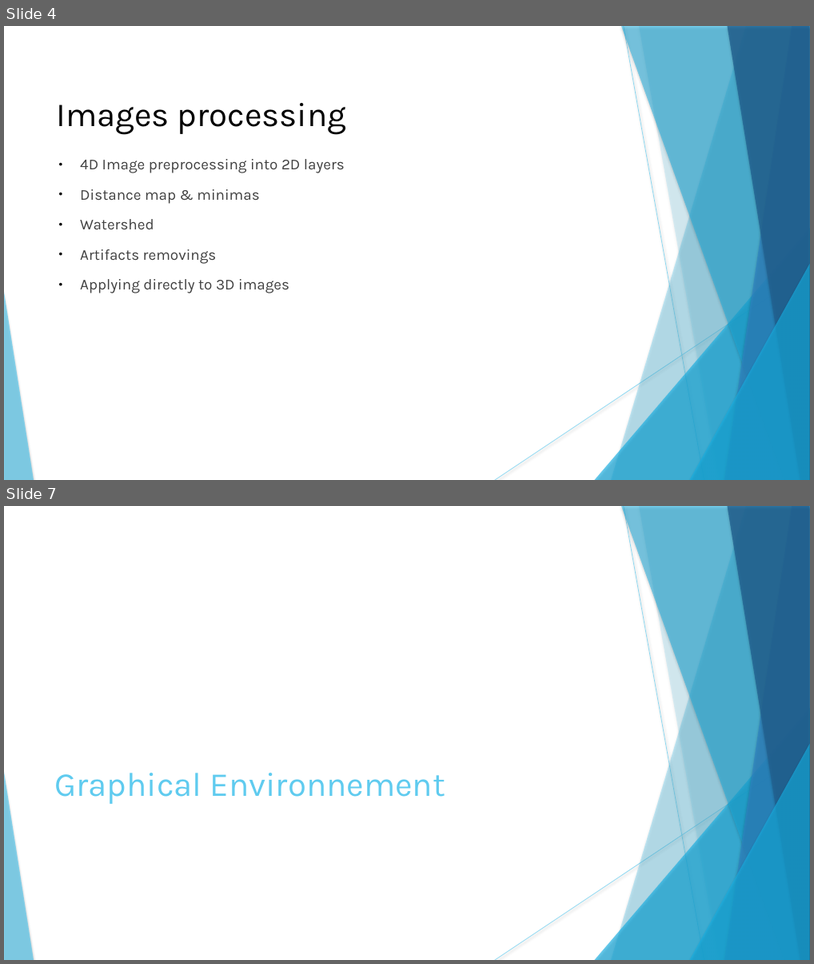
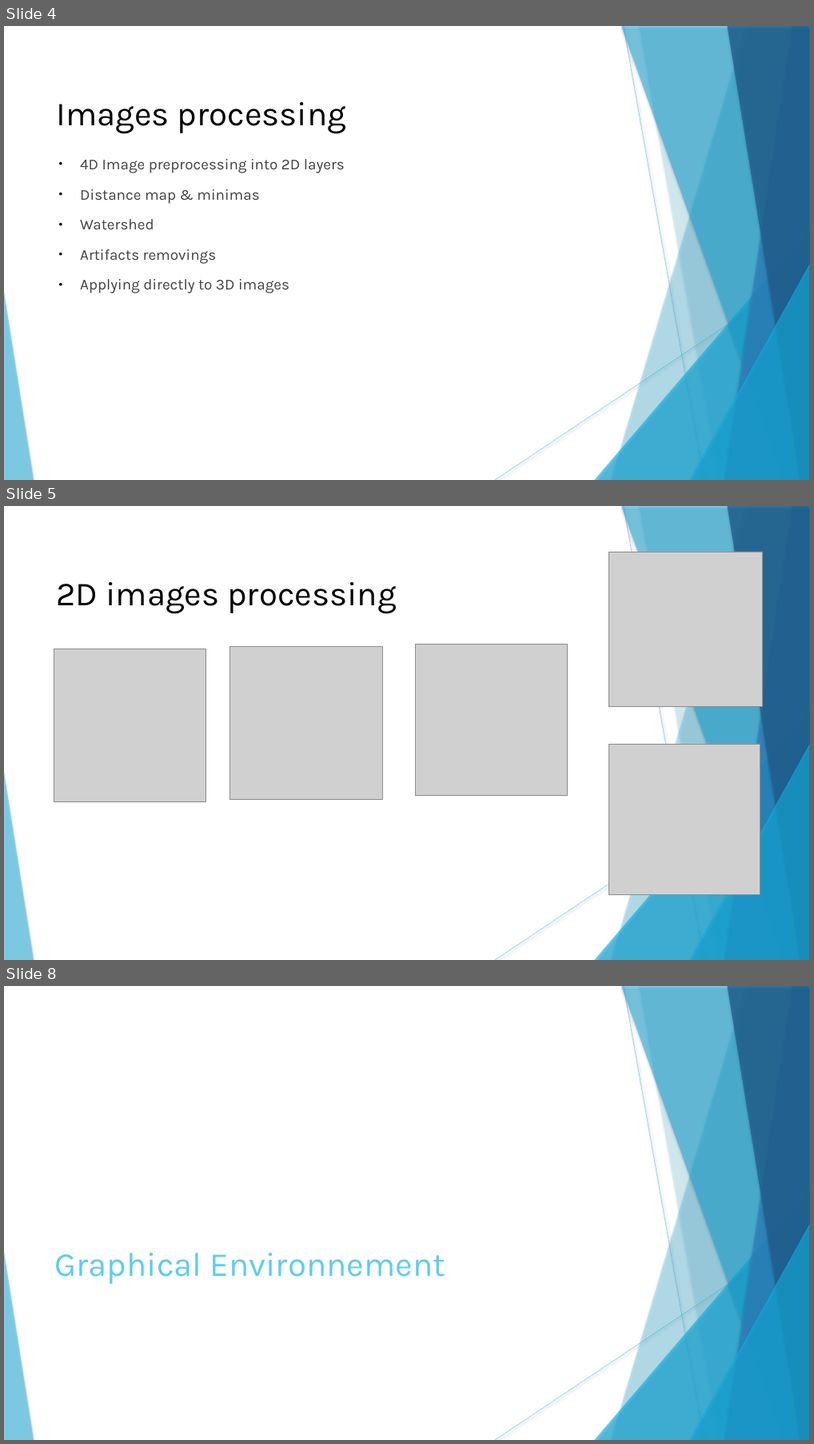
Before and after one commit to technolapin/sable, a slide deck: anglais/Présentation.pptx. Shown one above the other, each under a label of ours: slides 4 and 7 before the commit, slides 4, 5 and 8 after it; the slides between them are not shown. The pictures are 814x964 and 814x1444 pixels, drawn with LibreOffice and Linux fonts; fonts in the diff are those of the drawing; grey boxes stand for pictures. Boxes give left, top, right and bottom in pixels: in the first picture for what was removed or moved away, otherwise in the second. Text is boxed around its words. In the diff, an @@ line names an element or a change of style, - is before the commit and + after.

Commit message:
ppt

```diff
--- a/anglais/Présentation.pptx
+++ b/anglais/Présentation.pptx
@@ slide 5 added at (x1=4, y1=506, x2=810, y2=960), background #FFFFFF; not listed: 10 template elements that a slide beside it also shows @@
@@ picture added at (x1=609, y1=552, x2=763, y2=706) @@
@@ text added at (x1=56, y1=582, x2=396, y2=614), 40 pt, text #000000 @@
+2D images processing
@@ picture added at (x1=54, y1=648, x2=206, y2=801) @@
@@ picture added at (x1=230, y1=646, x2=382, y2=799) @@
@@ picture added at (x1=416, y1=644, x2=567, y2=795) @@
@@ picture added at (x1=610, y1=744, x2=761, y2=895) @@
@@ what was slide 7 is now slide 8 @@
```
Also in this commit, not shown: 2 other slides added, 2 slides removed.
